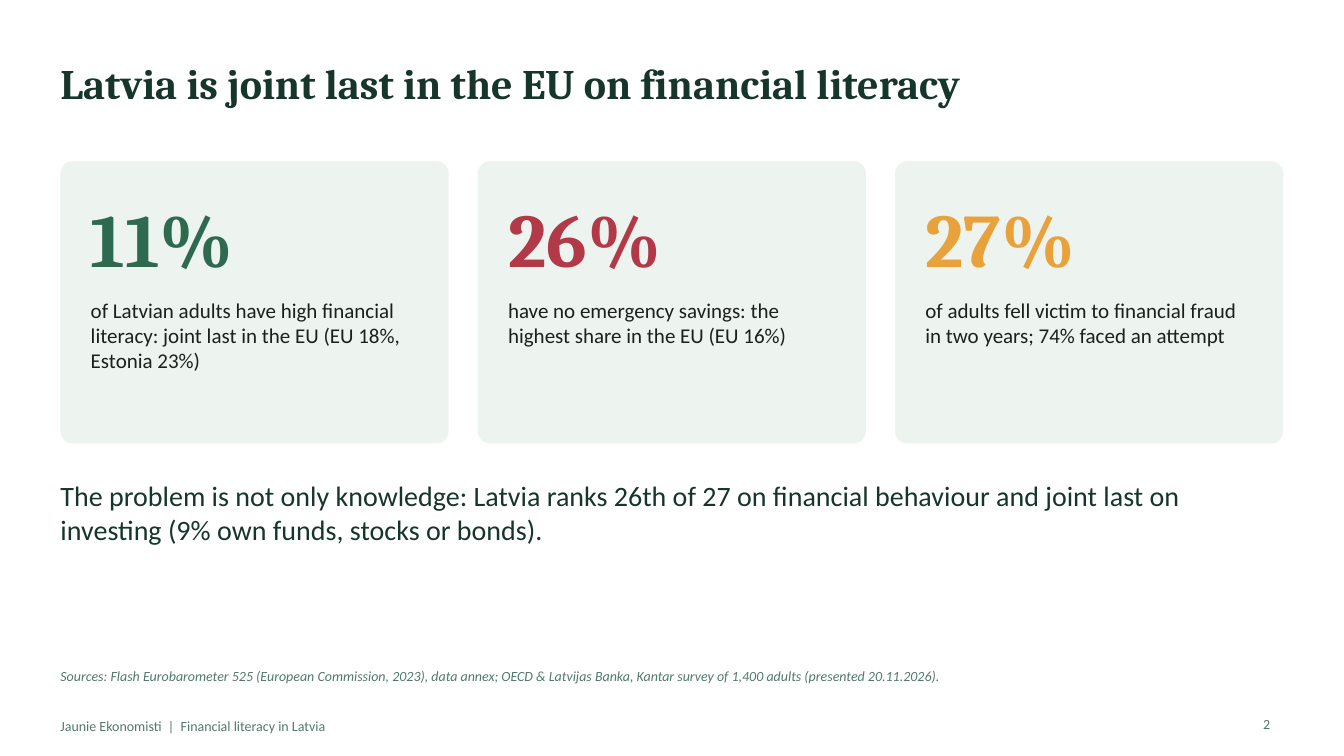
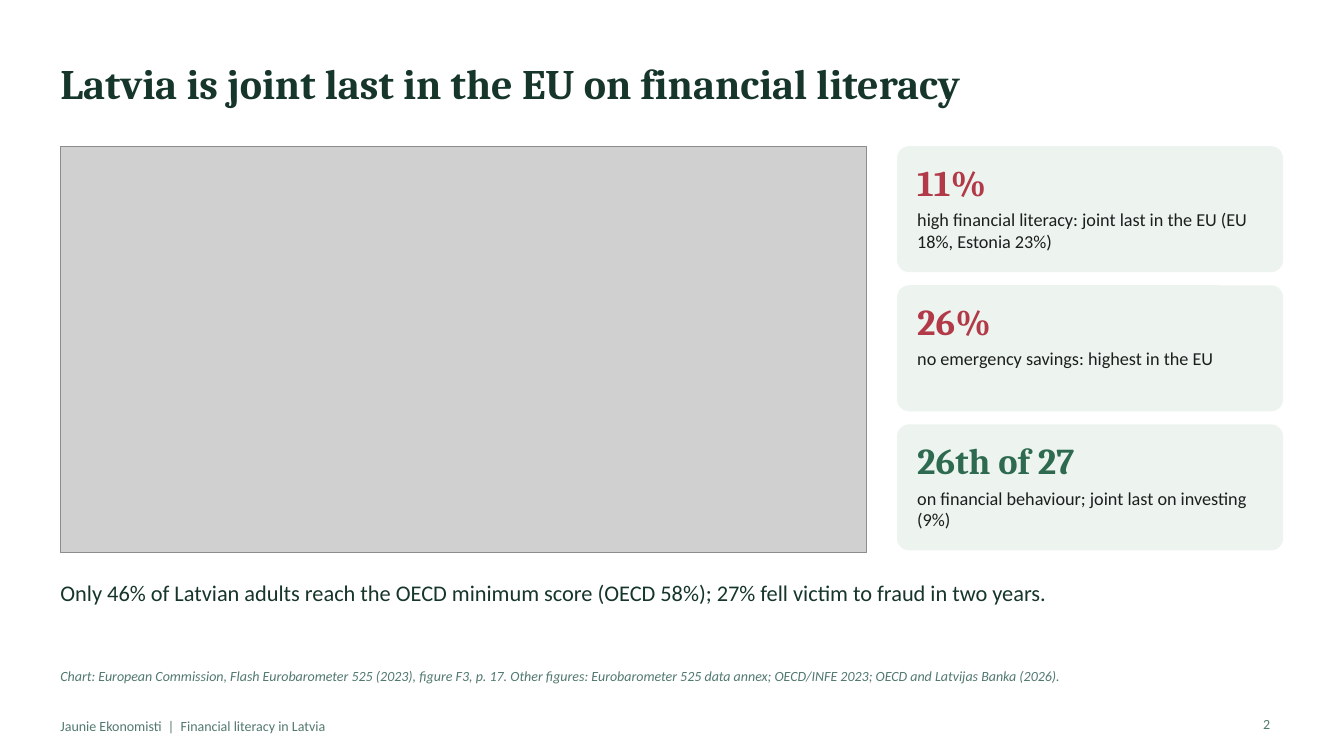
Before and after one commit to ArtisLV890/Elective-Impact-Making-for-the-Competitiveness-and-Data-Driven-Decisions-2026-2027, a slide deck: slide 2 of financial-literacy/presentation/Financial literacy in Latvia - presentation.pptx. Drawn at 1344x756 pixels with LibreOffice and Linux fonts; fonts in the diff are those of the drawing; grey boxes stand for pictures. Boxes give left, top, right and bottom in pixels: in the first picture for what was removed or moved away, otherwise in the second. Text is boxed around its words. In the diff, an @@ line names an element or a change of style, - is before the commit and + after.

```diff
--- a/financial-literacy/presentation/Financial literacy in Latvia - presentation.pptx
+++ b/financial-literacy/presentation/Financial literacy in Latvia - presentation.pptx
@@ picture added at [60, 146, 867, 553] @@
@@ rounded rectangle added at [897, 146, 1284, 272], fill #EDF3EF @@
@@ rounded rectangle removed at [60, 161, 449, 444] @@
@@ rounded rectangle removed at [478, 161, 866, 444] @@
@@ text "11%": place and size @@
-text "11%" at [91, 215, 234, 269]
+text "11%" at [917, 171, 986, 197]
@@ text "11%" at [917, 171, 986, 197]: size 54 to 26 pt, text colour #2D6A4F to #B23A48 @@
@@ text at [917, 213, 1247, 250]: text changed; size 15 to 13 pt @@
-of Latvian adults have high financial literacy: joint last in the EU (EU 18%, Estonia 23%)
+high financial literacy: joint last in the EU (EU 18%, Estonia 23%)
@@ text removed at [925, 215, 1074, 269] @@
-27%
@@ rounded rectangle: place and size @@
-rounded rectangle at [895, 161, 1284, 444]
+rounded rectangle at [897, 285, 1284, 411]
@@ rounded rectangle at [897, 285, 1284, 411]: proportions changed @@
@@ text "26%": place and size @@
-text "26%" at [508, 215, 661, 269]
+text "26%" at [917, 310, 991, 336]
@@ text "26%" at [917, 310, 991, 336]: size 54 to 26 pt @@
@@ text at [917, 352, 1214, 368]: text changed; size 15 to 13 pt @@
-have no emergency savings: the highest share in the EU (EU 16%)
+no emergency savings: highest in the EU
@@ rounded rectangle added at [897, 424, 1284, 551], fill #EDF3EF @@
@@ text at [917, 448, 1074, 475]: text changed; size 15 to 26 pt; font Calibri to Cambria; text colour #1B1F1D to #2D6A4F; bold on @@
-of adults fell victim to financial fraud in two years; 74% faced an attempt
+26th of 27
@@ text "26th of 27" at [917, 448, 1074, 475]: vertical alignment top to middle @@
@@ text at [917, 492, 1247, 529]: text changed; size 20 to 13 pt; text colour #16352B to #1B1F1D @@
-The problem is not only knowledge: Latvia ranks 26th of 27 on financial behaviour and joint last on investing (9% own funds, stocks or bonds).
+on financial behaviour; joint last on investing (9%)
@@ text added at [60, 585, 1045, 605], 16 pt, text #16352B @@
+Only 46% of Latvian adults reach the OECD minimum score (OECD 58%); 27% fell victim to fraud in two years.
@@ text at [60, 671, 1059, 684]: text changed @@
-Sources: Flash Eurobarometer 525 (European Commission, 2023), data annex; OECD & Latvijas Banka, Kantar survey of 1,400 adults (presented 20.11.2026).
+Chart: European Commission, Flash Eurobarometer 525 (2023), figure F3, p. 17. Other figures: Eurobarometer 525 data annex; OECD/INFE 2023; OECD and Latvijas Banka (2026).
```
Also in this commit, not shown: 8 other slides changed, 15 other files.
